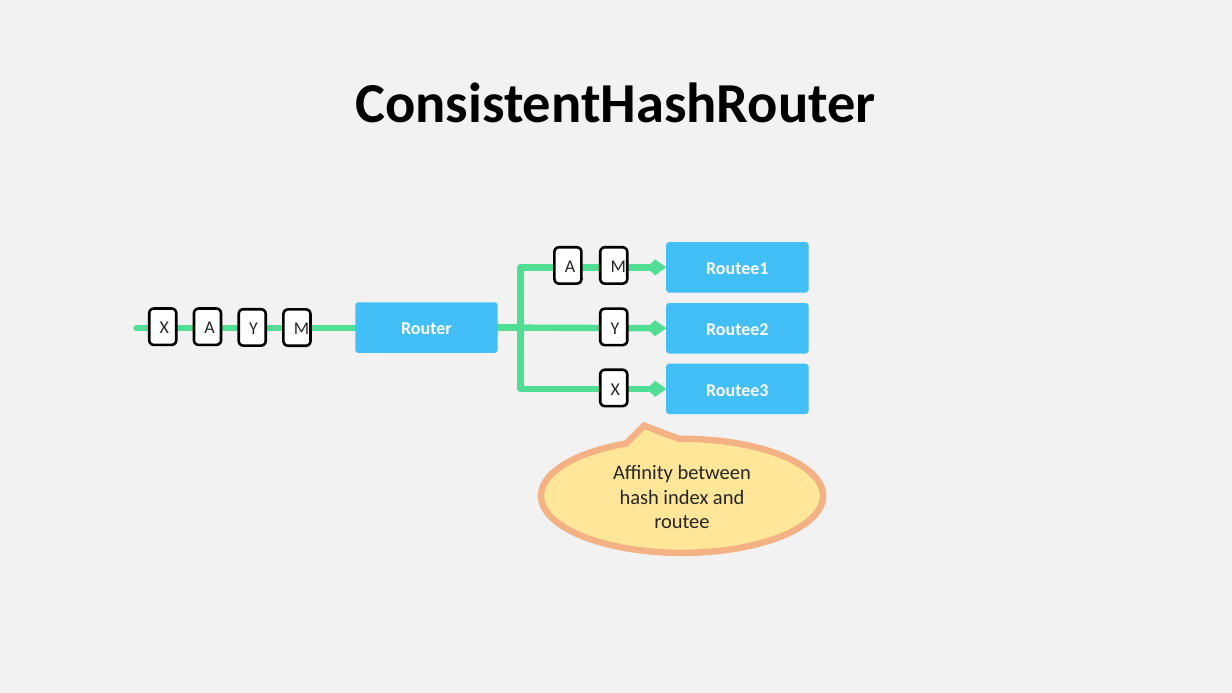
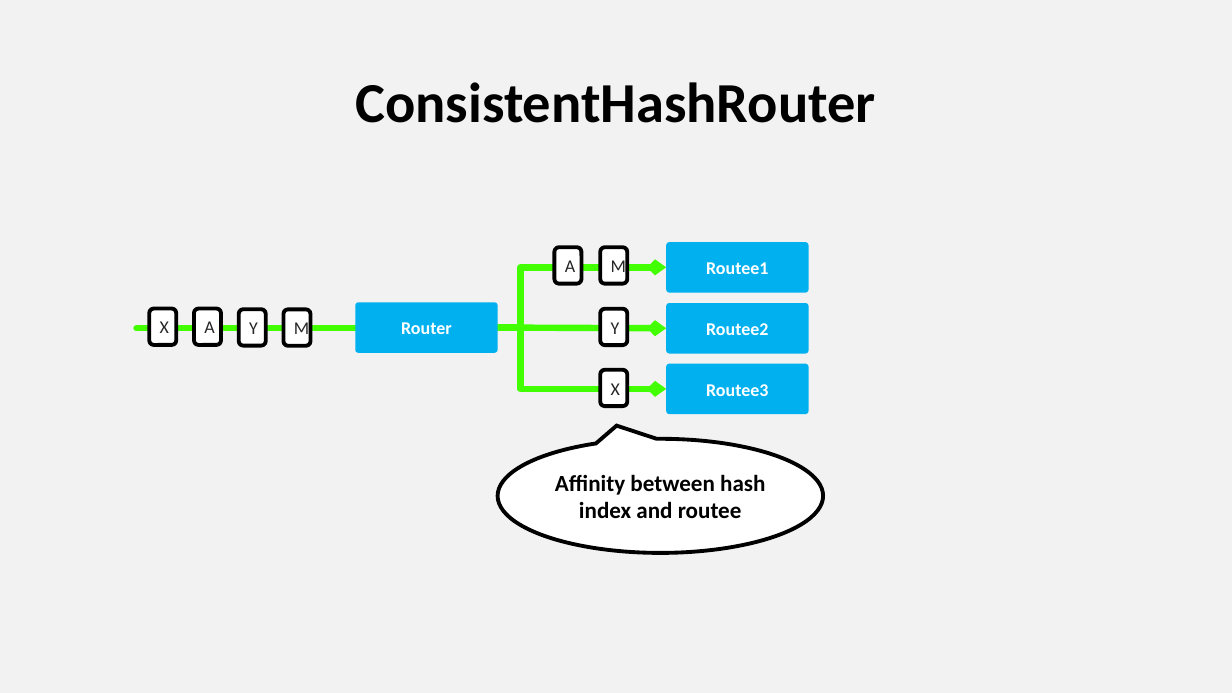
Before and after one commit to asynkron/website, a slide deck: slide 27 of media/logo.pptx (slide 21 before the commit). Drawn at 1232x693 pixels with LibreOffice and Linux fonts; fonts in the diff are those of the drawing. Boxes give left, top, right and bottom in pixels: in the first picture for what was removed or moved away, otherwise in the second. Text is boxed around its words. In the diff, an @@ line names an element or a change of style, - is before the commit and + after.

```diff
--- a/media/logo.pptx
+++ b/media/logo.pptx
@@ elbow arrow (498, 328) - (666, 267): stroke #50DE94 5 pt to #42FF02 5 pt @@
@@ outline #000000 2 pt to #000000 3 pt in 8 elements at [284,310,311,346], [238,310,265,346], [601,248,628,284], [601,309,628,345], [601,370,628,406], [194,309,221,345], [150,309,177,345], [555,248,581,284] @@
@@ line (137, 328) - (356, 328): stroke #50DE94 5 pt to #42FF02 5 pt @@
@@ elbow arrow (498, 328) - (666, 389): stroke #50DE94 5 pt to #42FF02 5 pt @@
@@ arrow (498, 328) - (666, 328): stroke #50DE94 5 pt to #42FF02 5 pt @@
@@ fill #43BFF7 to #00B0EF in 4 elements at [356,302,498,353], [666,242,809,293], [666,303,809,354], [666,364,809,415] @@
@@ speech bubble "Affinity between hash index and ...": place and size @@
-speech bubble "Affinity between hash index and ..." at [541,439,823,554]
+speech bubble "Affinity between hash index and ..." at [498,439,823,554]
@@ speech bubble "Affinity between hash index and ..." at [498,439,823,554]: size 16 to 18 pt, text colour #262626 to #000000, bold on; fill #FFE699 to #FFFFFF; outline #F4B183 5 pt to #000000 3 pt @@
```
Also in this commit, not shown: 10 other slides changed, 3 slides added, 3 slides removed.
